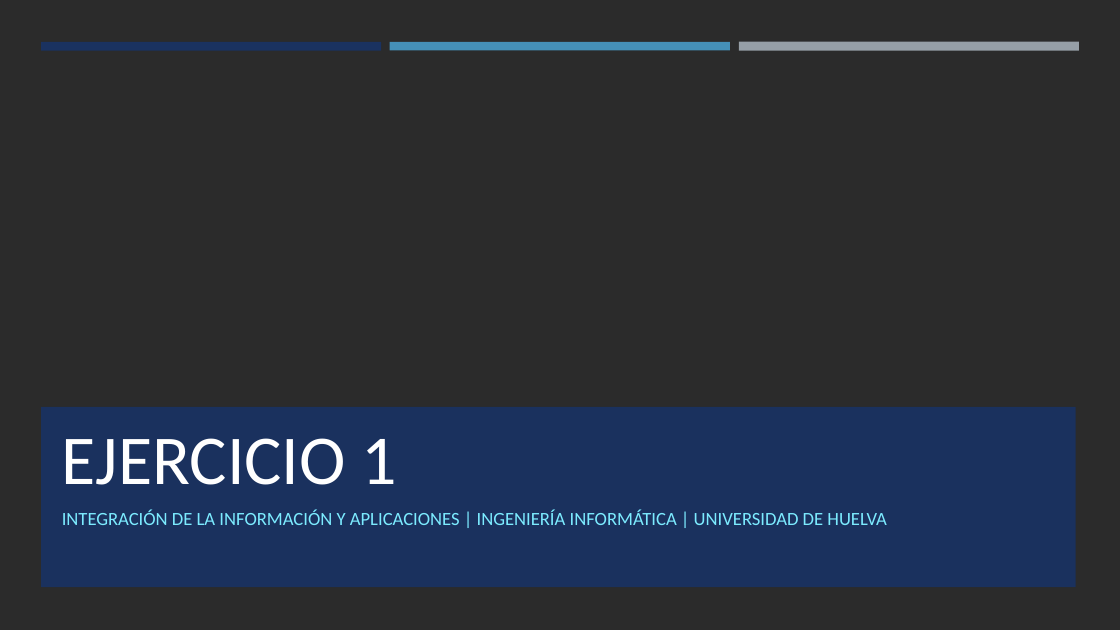
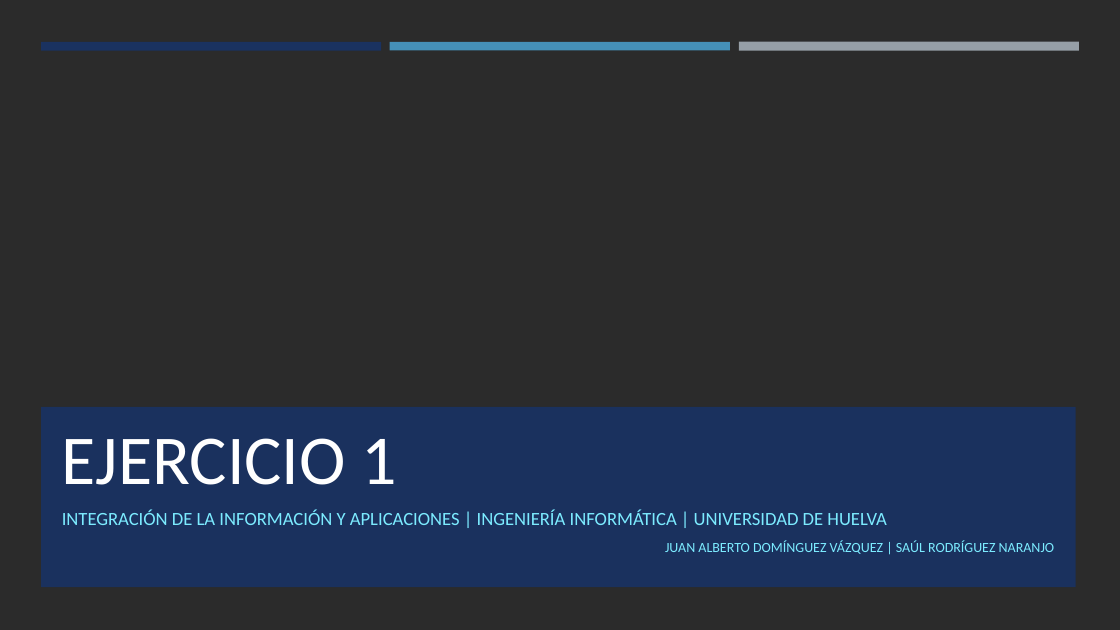
Before and after one commit to SaulRC1/Integracion-de-la-informacion-y-aplicaciones, a slide deck: slide 1 of Ejercicio 1 - IIA/Ejercicio 1 IIA.pptx. Drawn at 1120x630 pixels with LibreOffice and Linux fonts; fonts in the diff are those of the drawing; background and template pictures are left out; a plain dark background stands for a picture behind light text. Boxes give left, top, right and bottom in pixels: in the first picture for what was removed or moved away, otherwise in the second. Text is boxed around its words. In the diff, an @@ line names an element or a change of style, - is before the commit and + after.

Commit message:
Apartados 1 y 4 del Ejercicio 1

```diff
--- a/Ejercicio 1 - IIA/Ejercicio 1 IIA.pptx
+++ b/Ejercicio 1 - IIA/Ejercicio 1 IIA.pptx
@@ subtitle at (x1=665, y1=540, x2=1055, y2=554): paragraph added @@
+JUAN ALBERTO DOMÍNGUEZ VÁZQUEZ | SAÚL RODRÍGUEZ NARANJO
```
Also in this commit, not shown: 5 slides added, 2 other files.
